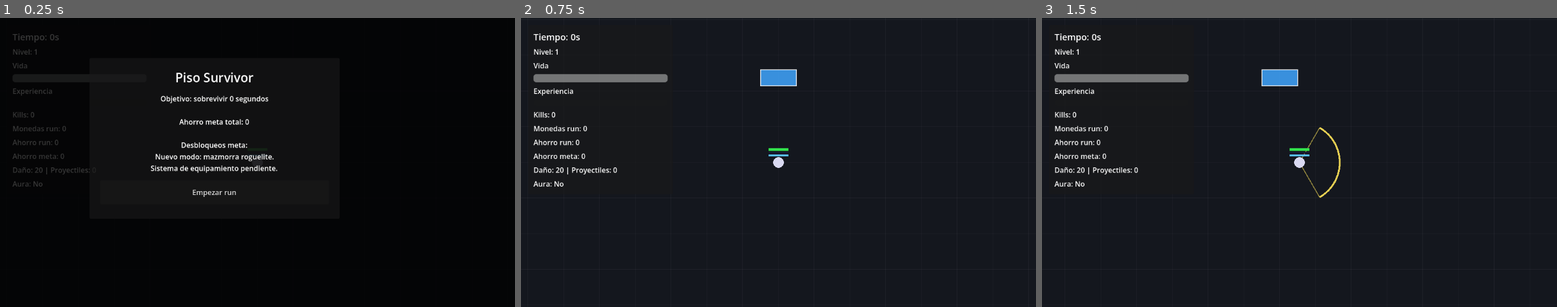
Above: before the commit, frames 1-3 (left to right).
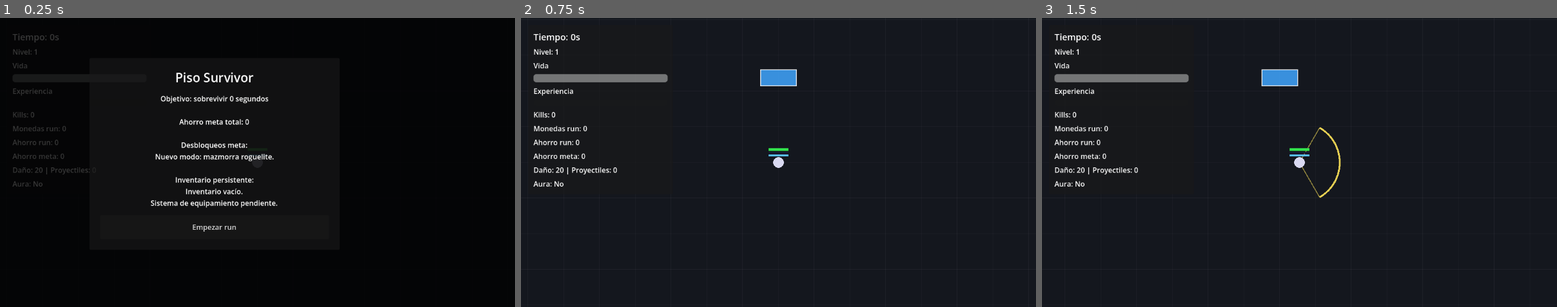
Above: after the commit, the same moments.

Repository: sergioHdz77/Dungeon-Project
Game: Godot game, scene res://scenes/core/main.tscn
The game is run twice, just before and just after one commit, with the same random seed, the same clock (stepped at 60 frames per second) and the same inputs.
Inputs:
- Up to frame 1 (0.25 s): no input
- Up to frame 2 (0.75 s): click "Empezar run" at 0.5 s
- Up to frame 3 (1.5 s): tap Enter at 1.25 s; hold D (move_right) from 1.28 s (still down); tap Space (attack) at 1.35 s

The runs differ from the first frame. In frame 1, 0.9% of the frame differs, in the area x 29-54%, y 51-74%; in frame 2, nothing differs; in frame 3, nothing differs.

Commit message:
equip item

Diff:
--- a/scripts/core/main.gd
+++ b/scripts/core/main.gd
@@ -1,4 +1,6 @@
 extends Node2D
+
+const ItemDatabase = preload("res://scripts/data/item_database.gd")
 
 # Main sigue siendo el coordinador principal,
 # pero esta versión ya NO coordina el survivor-like antiguo.
@@ -65,27 +67,29 @@
 
 func show_start_screen() -> void:
 	# Mostramos el menú inicial.
-	# Usamos la pantalla que ya tienes, aunque todavía tenga textos antiguos.
-	# Más adelante la convertiremos en menú principal con equipamiento.
+	# Todavía usamos StartScreen antiguo, pero el texto ya muestra
+	# el inventario persistente del nuevo sistema roguelite.
 
 	if start_screen != null:
 		if start_screen.has_method("show_screen"):
-			# La firma antigua esperaba:
-			# duración, ahorros meta, texto de desbloqueos.
-			#
-			# Como ya no usamos temporizador ni ahorro de piso,
-			# le pasamos valores neutros.
+			var inventory_text: String = SaveManager.get_inventory_text()
+
+			var menu_text := ""
+			menu_text += "Nuevo modo: mazmorra roguelite.\n\n"
+			menu_text += "Inventario persistente:\n"
+			menu_text += inventory_text
+			menu_text += "\nSistema de equipamiento pendiente."
+
 			start_screen.show_screen(
 				0,
 				0,
-				"Nuevo modo: mazmorra roguelite.\nSistema de equipamiento pendiente."
+				menu_text
 			)
 		else:
 			start_screen.visible = true
 
 	# El juego queda pausado mientras estamos en el menú.
 	get_tree().paused = true
-
 
 func _on_start_button_pressed() -> void:
 	# El jugador pulsa empezar.
@@ -99,6 +103,14 @@
 	# Activamos la partida.
 	get_tree().paused = false
 	run_active = true
+
+	# Limpiamos el loot temporal de la run anterior.
+	# El inventario persistente ya está en SaveManager.
+	run_loot.clear()
+
+	# Equipamos automáticamente la primera arma disponible.
+	# Esto es provisional hasta tener pantalla de equipamiento.
+	equip_first_weapon_from_inventory()
 
 	# Creamos la primera sala de la mazmorra.
 	# De momento solo existe una sala inicial estática.
@@ -269,3 +281,26 @@
 	run_loot.append(item_data)
 
 	print("Loot de run añadido: ", display_name, " | id: ", item_id)
+
+func equip_first_weapon_from_inventory() -> void:
+	# Equipamiento automático provisional.
+	# Busca la primera arma del inventario persistente y se la equipa al jugador.
+	# Más adelante esto lo hará una pantalla de equipamiento real.
+
+	if player == null:
+		return
+
+	if not player.has_method("equip_weapon"):
+		return
+
+	for item_data: Dictionary in SaveManager.persistent_inventory:
+		var item_id: String = str(item_data.get("id", ""))
+
+		if item_id.is_empty():
+			continue
+
+		if ItemDatabase.is_weapon(item_id):
+			player.equip_weapon(item_id)
+			return
+
+	print("No hay armas en el inventario persistente para equipar.")
--- /dev/null
+++ b/scripts/data/item_database.gd
@@ -0,0 +1,54 @@
+extends RefCounted
+
+# Base de datos provisional de items.
+# De momento usamos un Dictionary simple.
+# Más adelante esto podrá convertirse en Resources, JSON o una base más limpia.
+
+const ITEMS: Dictionary = {
+	"iron_sword": {
+		"id": "iron_sword",
+		"name": "Espada de hierro",
+		"type": "weapon",
+		"attack_damage_bonus": 10.0
+	},
+	"rusty_sword": {
+		"id": "rusty_sword",
+		"name": "Espada oxidada",
+		"type": "weapon",
+		"attack_damage_bonus": 4.0
+	},
+	"hunter_dagger": {
+		"id": "hunter_dagger",
+		"name": "Daga de cazador",
+		"type": "weapon",
+		"attack_damage_bonus": 6.0
+	}
+}
+
+
+static func get_item(item_id: String) -> Dictionary:
+	# Devuelve la definición del item.
+	# Si no existe, devuelve un Dictionary vacío.
+
+	if not ITEMS.has(item_id):
+		return {}
+
+	return ITEMS[item_id].duplicate()
+
+
+static func is_weapon(item_id: String) -> bool:
+	var item_data: Dictionary = get_item(item_id)
+
+	if item_data.is_empty():
+		return false
+
+	return str(item_data.get("type", "")) == "weapon"
+
+
+static func get_item_name(item_id: String) -> String:
+	var item_data: Dictionary = get_item(item_id)
+
+	if item_data.is_empty():
+		return "Objeto desconocido"
+
+	return str(item_data.get("name", "Objeto desconocido"))
--- a/scripts/player/player.gd
+++ b/scripts/player/player.gd
@@ -1,4 +1,6 @@
 extends CharacterBody2D
+
+const ItemDatabase = preload("res://scripts/data/item_database.gd")
 
 # Señales públicas del jugador.
 # Main escucha estas señales, no los componentes internos.
@@ -15,6 +17,11 @@
 
 # Velocidad de movimiento del jugador.
 @export var speed: float = 220.0
+
+# Equipo provisional.
+# De momento solo soportamos arma.
+var equipped_weapon_id: String = ""
+var equipped_weapon_name: String = "Sin arma"
 
 # Mitad del tamaño del mapa.
 # Se usa para impedir que el jugador salga fuera del rectángulo.
@@ -419,3 +426,39 @@
 
 func get_aura_damage_per_second() -> float:
 	return combat.aura_damage_per_second
+
+func equip_weapon(item_id: String) -> void:
+	# Equipa un arma usando ItemDatabase.
+	# De momento solo aplica bonus de daño.
+	# Más adelante habrá PlayerEquipment separado.
+
+	if item_id.is_empty():
+		return
+
+	var item_data: Dictionary = ItemDatabase.get_item(item_id)
+
+	if item_data.is_empty():
+		push_warning("No existe item en ItemDatabase: %s" % item_id)
+		return
+
+	var item_type: String = str(item_data.get("type", ""))
+
+	if item_type != "weapon":
+		push_warning("El item no es un arma: %s" % item_id)
+		return
+
+	equipped_weapon_id = item_id
+	equipped_weapon_name = str(item_data.get("name", "Arma desconocida"))
+
+	var damage_bonus: float = float(item_data.get("attack_damage_bonus", 0.0))
+
+	if combat != null:
+		combat.add_damage(damage_bonus)
+
+	print("Arma equipada: ", equipped_weapon_name, " | daño bonus: ", damage_bonus)
+
+	stats_changed.emit()
+	queue_redraw()
+
+func get_equipped_weapon_name() -> String:
+	return equipped_weapon_name
Not shown, added: scripts/data/item_database.gd.uid
